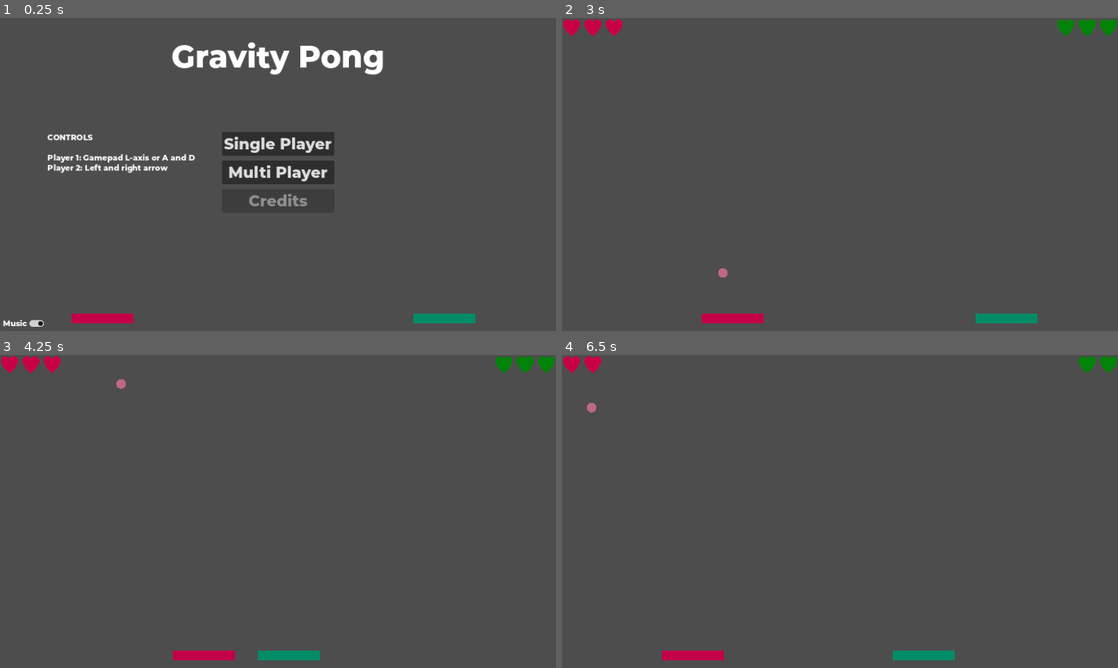
Above: before the commit, frames 1-4 (two rows, left to right).
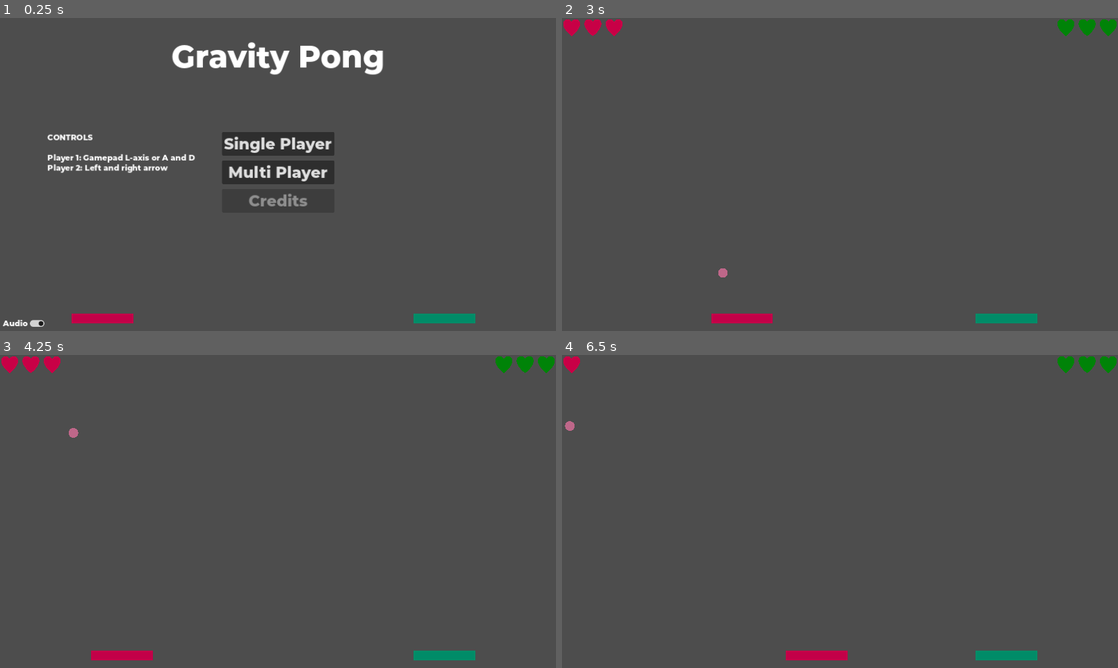
Above: after the commit, the same moments.

Repository: antoniskalou/GravityPong
Game: Godot game, scene res://src/main.tscn
Two runs of this game, one before a commit and one after it. Both use one fixed random seed, a clock stepped at 60 frames per second and the inputs below.
Inputs (mouse positions are in pixels of both pictures, inside the frame that each line leads up to):
- Up to frame 1 (0.25 s): no input
- Up to frame 2 (3 s): click (584, 324) at 0.5 s, where only the run before the commit has a clickable "Music"; click (584, 324) at 1.25 s, where only the run after the commit has a clickable "Audio"; click "Single Player" at 2 s; tap Enter at 2.75 s; hold D (move_right) from 2.78 s (still down); tap Left (move_left_2) at 2.85 s
- Up to frame 3 (4.25 s): release D (move_right) at 3.53 s; hold A (move_left) from 3.53 s (still down); tap Right (move_right_2) at 3.6 s
- Up to frame 4 (6.5 s): release A (move_left) at 4.28 s; hold D (move_right) 4.28-5.78 s; tap Left (move_left_2) at 4.35, 5.85 s; tap Right (move_right_2) at 5.1 s; hold A (move_left) from 5.78 s (still down)

The runs differ from the first frame. In frame 1, less than 0.1% of the frame differs, in the area x 0-8%, y 96-99%; in frame 2, 0.1%; in frame 3, 1.5%; in frame 4, 1.7%, in the area x 0-93%, y 0-98%.

Commit message:
Add audio toggling

Diff:
--- a/src/ball.gd
+++ b/src/ball.gd
@@ -20,14 +20,14 @@
 func deflect_from_paddle(collision: KinematicCollision2D) -> Vector2:
 	var paddle_shape = collision.get_collider_shape().shape
 	var paddle_width = paddle_shape.size.x
-	var paddle_x = collision.get_collider().global_position.x
+	# adjust paddle from origin in center to origin on left
+	var paddle_x = collision.get_collider().global_position.x - (paddle_width / 2)
 	var hit_x = collision.get_position().x
 	# distance from center of paddle as range between 0 and 1
-	var distance_from_center = (hit_x - paddle_x + paddle_width / 2) / paddle_width
+	var distance_from_center = (hit_x - paddle_x) / paddle_width
 	# avoid bugs when hitting side of paddle
 	distance_from_center = clampf(distance_from_center, 0, 1)
 	# set to range between -1 and 1
 	distance_from_center = (2 * distance_from_center) - 1
-	print("Distance from center: ", distance_from_center)
 	var angle_change = distance_from_center * max_angle
 	return velocity.rotated(deg_to_rad(angle_change))
--- a/src/hud.gd
+++ b/src/hud.gd
@@ -50,3 +50,7 @@
 	# for now its fine to return to main menu, the game state will remain valid
 	# and when Single/Multi Player is clicked, the game state will be reset
 	main_menu()
+
+
+func _on_audio_toggled(button_pressed: bool) -> void:
+	AudioServer.set_bus_mute(AudioServer.get_bus_index("Master"), not button_pressed)
--- a/src/hud.tscn
+++ b/src/hud.tscn
@@ -61,7 +61,7 @@
 disabled = true
 text = "Credits"
 
-[node name="MusicToggle" type="CheckButton" parent="MainMenu"]
+[node name="AudioToggle" type="CheckButton" parent="MainMenu"]
 anchors_preset = 2
 anchor_top = 1.0
 anchor_bottom = 1.0
@@ -71,7 +71,7 @@
 theme = ExtResource("2_dbnox")
 theme_override_font_sizes/font_size = 16
 button_pressed = true
-text = "Music"
+text = "Audio"
 
 [node name="Controls" type="RichTextLabel" parent="MainMenu"]
 anchors_preset = 4
@@ -172,5 +172,6 @@
 
 [connection signal="pressed" from="MainMenu/Options/SinglePlayer" to="." method="_on_single_player_pressed"]
 [connection signal="pressed" from="MainMenu/Options/MultiPlayer" to="." method="_on_multi_player_pressed"]
+[connection signal="toggled" from="MainMenu/AudioToggle" to="." method="_on_audio_toggled"]
 [connection signal="pressed" from="GameOver/Options/PlayAgain" to="." method="_on_play_again_pressed"]
 [connection signal="pressed" from="GameOver/Options/MainMenu" to="." method="_on_main_menu_pressed"]
--- a/src/main.tscn
+++ b/src/main.tscn
@@ -74,6 +74,8 @@
 
 [node name="HUD" parent="." instance=ExtResource("4_3i5ar")]
 
+[node name="BackgroundMusic" type="AudioStreamPlayer" parent="."]
+
 [connection signal="body_entered" from="BelowFloorDetector" to="." method="_on_ball_left_scene"]
 [connection signal="restart_game" from="HUD" to="." method="_on_hud_restart_game"]
 [connection signal="start_multi_player" from="HUD" to="." method="_on_hud_start_multi_player"]
--- a/src/paddle.gd
+++ b/src/paddle.gd
@@ -2,7 +2,7 @@
 
 signal paddle_hit(body: CharacterBody2D)
 
-@export var speed := 700.0
+@export var speed := 800.0
 @export var movement_enabled := true
 
 
Not shown, added: TODO.txt
Not shown, changed: export_presets.cfg
Not shown, changed: .gitignore
